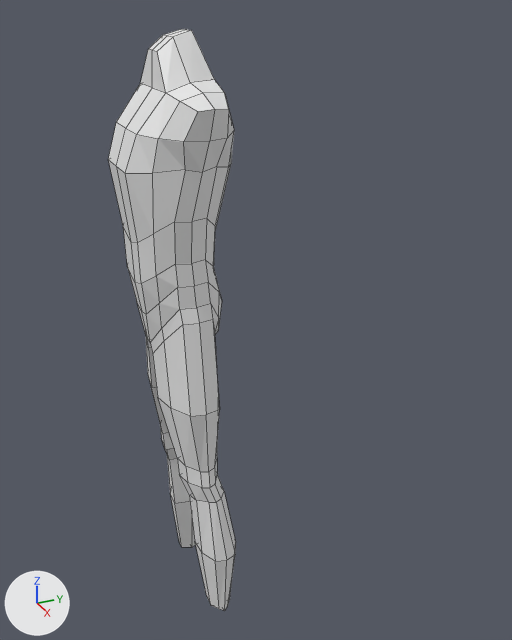
The Blender file Independent_Study/4970_Independent_Study/Blender/Character_Model/Model.blend, before and after one commit.
Camera for both pictures: a 50 mm camera at (4.05, -1.26, 2.0) aimed at (0.0, 0.56, -0.03). The lights are fixed; the arrows at lower left show +X, +Y and +Z. Mesh edges are drawn as thin lines.

Script lines for the objects in view, before the commit:
```python
me_cube = bpy.data.meshes.new('Cube')
me_cube.from_pydata(...)  # 130 vertices, 120 faces; spans x 0.0..0.52, y -0.31..0.31, z -2.11..1.83
ob_cube = bpy.data.objects.new('Cube', me_cube)
ob_cube.location = (0.0, 0.0, 0.0)
_m = ob_cube.modifiers.new('Mirror', 'MIRROR')
_m.use_clip = True
```
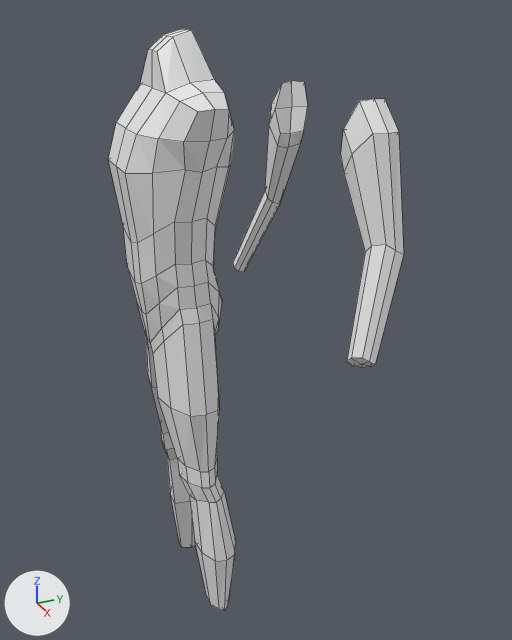
The change, as a list of edits to the scene's bpy script:
```text
Change me_cube:
    used by ob_cube; location = (0.0, 0.0, 0.0)
    remove me_cube.from_pydata(...)  # 130 vertices, 120 faces; spans x 0.0..0.52, y -0.31..0.31, z -2.11..1.83
    add me_cube.from_pydata(...)  # 164 vertices, 152 faces; spans x 0.0..0.97, y -0.31..1.16, z -2.11..1.83
    me_cube part 1: a new loose piece of 34 vertices spanning x 0.41..0.97, y 0.76..1.16, z -0.03..1.47
```

Changed parts and their boxes (x1, y1, x2, y2) in the pictures (512 x 640 px):
'Cube', reshaped (130% wider)
    before: (108, 29, 236, 611)
    after: (108, 29, 404, 611)
part 1 of me_cube, added
    after: (233, 81, 404, 368)
